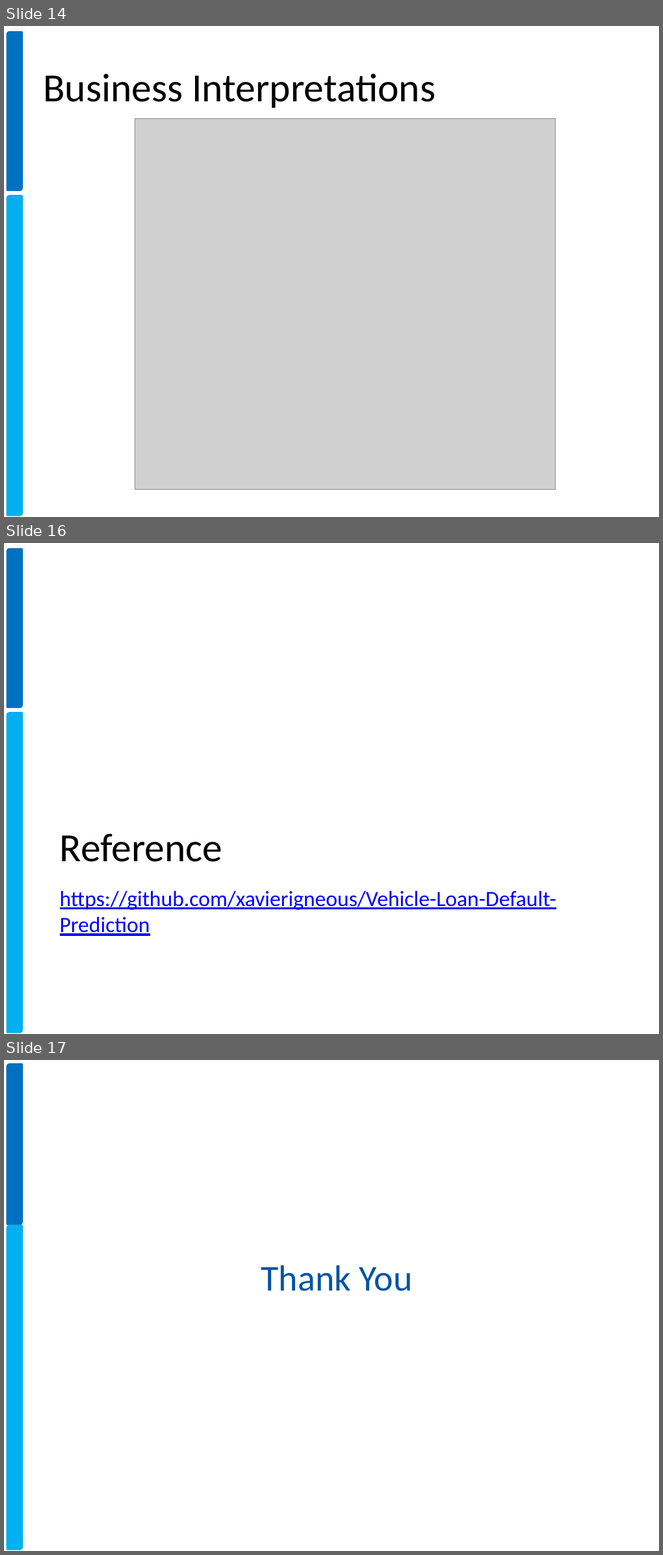
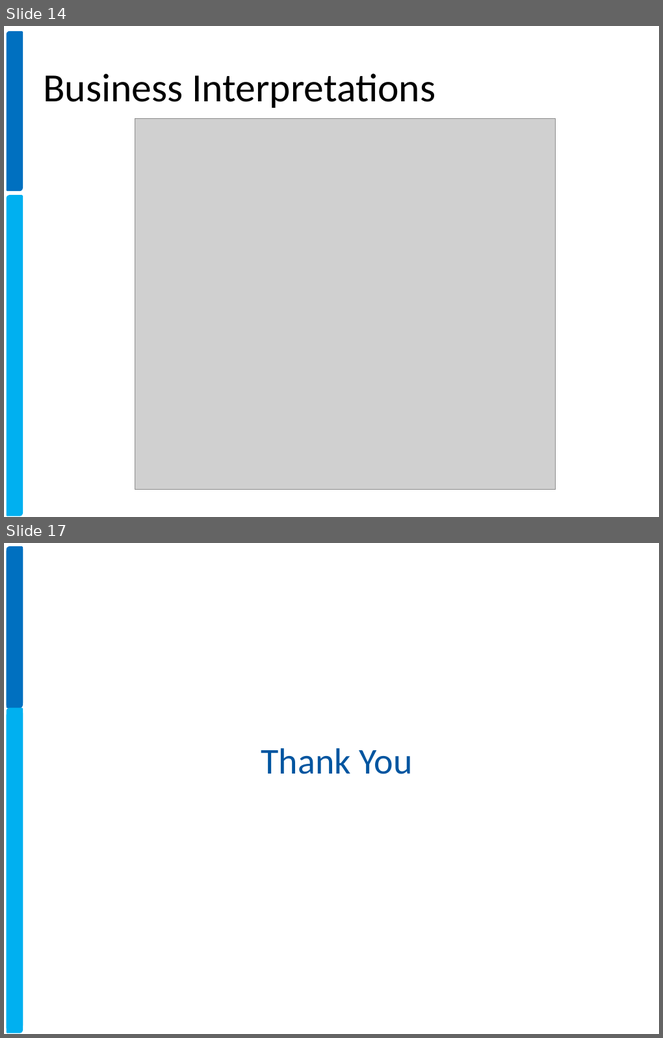
Before and after one commit to xavierigneous/Vehicle-Loan-Default-Prediction, a slide deck: Pravin Kumar/Vehicle Loan Default Prediction.pptx. Shown one above the other, each under a label of ours: slides 14, 16 and 17 before the commit, slides 14 and 17 after it; the slides between them are not shown. The pictures are 663x1555 and 663x1038 pixels, drawn with LibreOffice and Linux fonts; fonts in the diff are those of the drawing; grey boxes stand for pictures; background and template pictures are left out. Boxes give left, top, right and bottom in pixels: in the first picture for what was removed or moved away, otherwise in the second. Text is boxed around its words. In the diff, an @@ line names an element or a change of style, - is before the commit and + after.

```diff
--- a/Pravin Kumar/Vehicle Loan Default Prediction.pptx
+++ b/Pravin Kumar/Vehicle Loan Default Prediction.pptx
@@ slide 16 removed at [4,543,659,1034], background #FFFFFF; not listed: 2 template elements that a slide beside it also shows @@
@@ text removed at [60,834,223,862] @@
-Reference
@@ text removed at [60,891,556,936] @@
-https://github.com/xavierigneous/Vehicle-Loan-Default-Prediction
```
Also in this commit, not shown: 7 slides changed, 2 slides added, 1 other slide removed, 2 other files.
